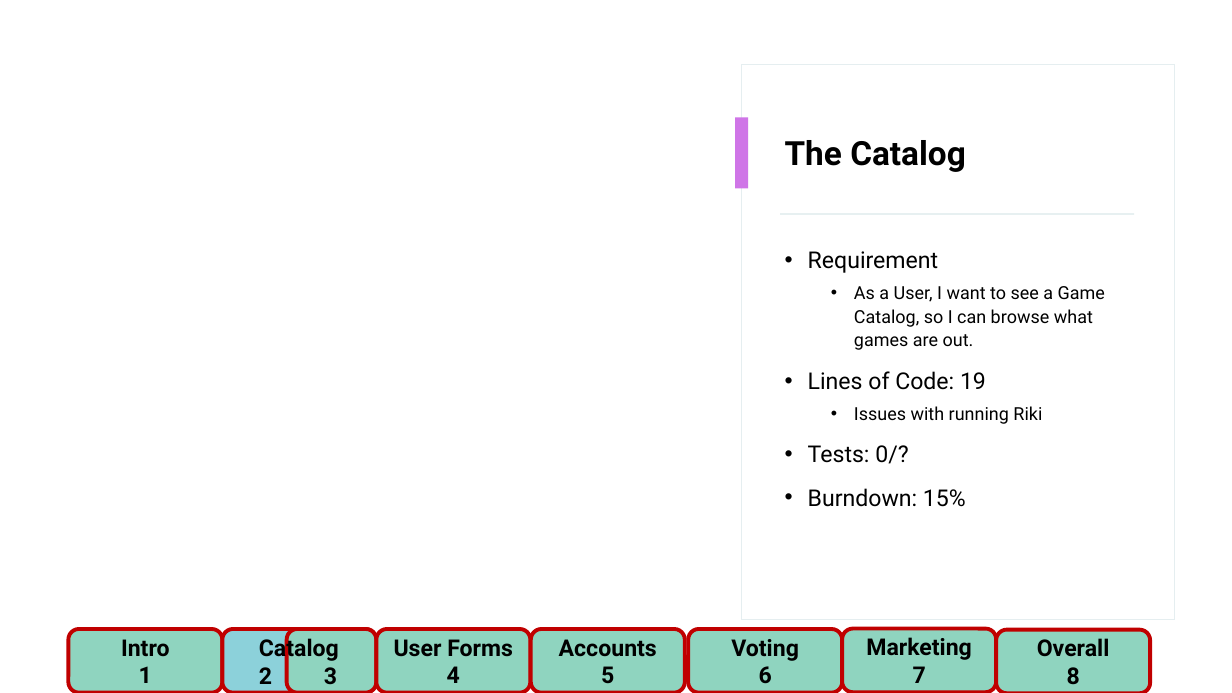
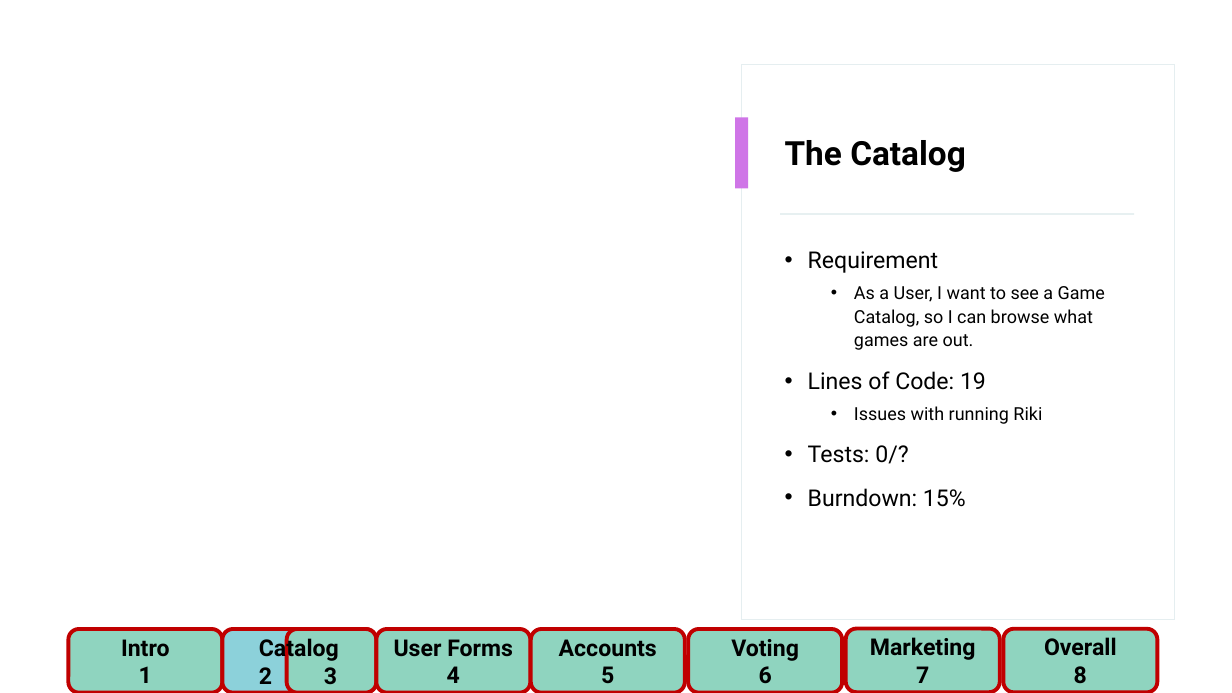
Before and after one commit to FlamingPyro/CSC440-Wiki-Gaming, a slide deck: slide 2 of Presentations/Wiki Gaming week 2.pptx. Drawn at 1232x693 pixels with LibreOffice and Linux fonts; fonts in the diff are those of the drawing; background and template pictures are left out. Boxes give left, top, right and bottom in pixels: in the first picture for what was removed or moved away, otherwise in the second. Text is boxed around its words. In the diff, an @@ line names an element or a change of style, - is before the commit and + after.

```diff
--- a/Presentations/Wiki Gaming week 2.pptx
+++ b/Presentations/Wiki Gaming week 2.pptx
@@ rounded rectangle "Marketing": place and size @@
-rounded rectangle "Marketing" at [842, 628, 996, 692]
+rounded rectangle "Marketing" at [846, 628, 1000, 692]
@@ rounded rectangle "Overall": place and size @@
-rounded rectangle "Overall" at [996, 629, 1151, 693]
+rounded rectangle "Overall" at [1004, 628, 1158, 692]
```
Also in this commit, not shown: 1 other slide changed.
